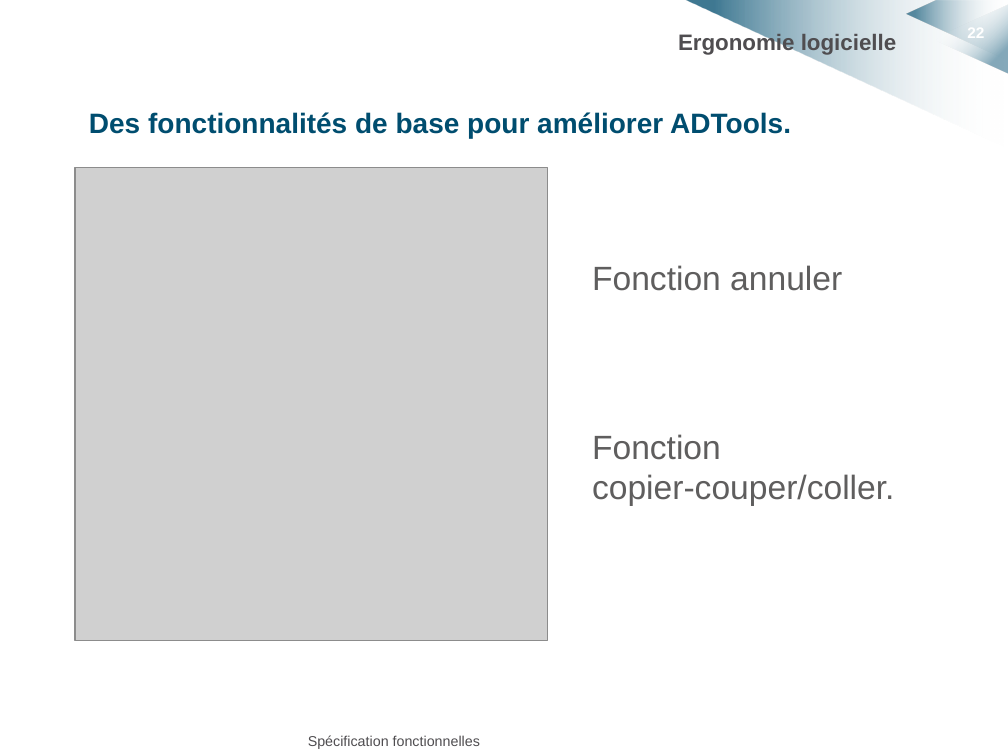
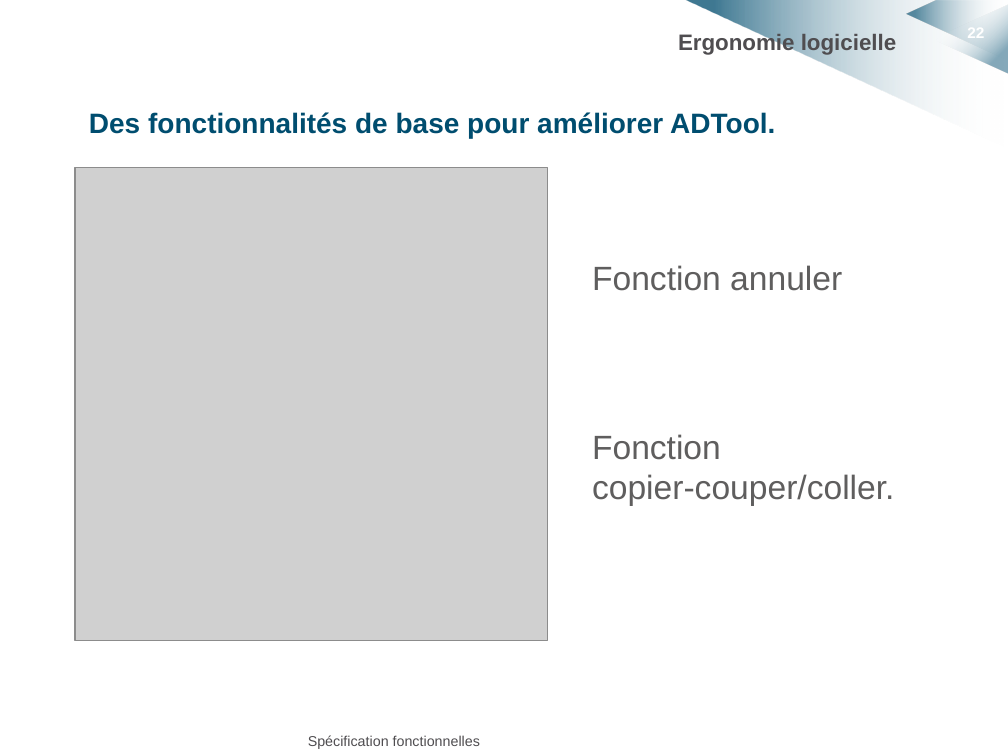
Before and after one commit to HKervadec/korrigolo, a slide deck: slide 22 of soutenances/projet_decembre/soutenance_projet_decembre.pptx. Drawn at 1008x756 pixels with LibreOffice and Linux fonts; fonts in the diff are those of the drawing; grey boxes stand for pictures; background and template pictures are left out. Boxes give left, top, right and bottom in pixels: in the first picture for what was removed or moved away, otherwise in the second. Text is boxed around its words. In the diff, an @@ line names an element or a change of style, - is before the commit and + after.

```diff
--- a/soutenances/projet_decembre/soutenance_projet_decembre.pptx
+++ b/soutenances/projet_decembre/soutenance_projet_decembre.pptx
@@ text at box(89, 112, 775, 138): text changed @@
-Des fonctionnalités de base pour améliorer ADTools.
+Des fonctionnalités de base pour améliorer ADTool.
```
Also in this commit, not shown: 6 other slides changed, 2 slides added, 2 slides removed.
